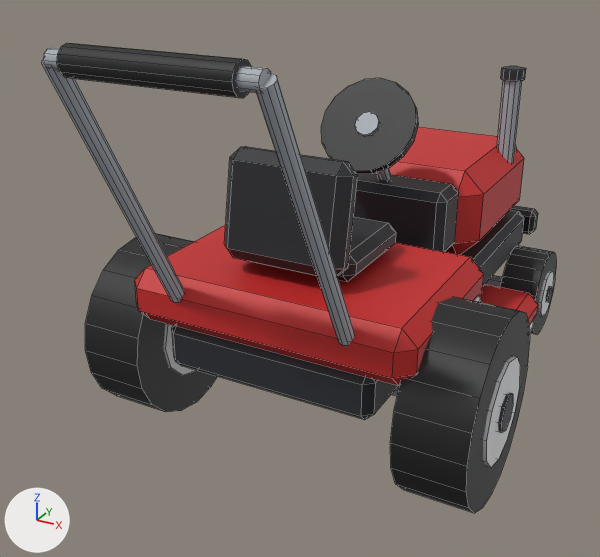
Two versions of the FBX model models/mowers/mower_rideon.fbx, one commit apart.
One viewpoint serves both versions: a 50 mm lens placed at (0.0323, -0.0722, 0.0461), pointed at (-0.0035, -0.0071, 0.0135). The axes (+X, +Y, +Z) are drawn at lower left. The lights are the same throughout. The older version comes first. Mesh edges are drawn as thin lines. Where no turn or scale is listed for an object, it has been applied to the vertices.

The first picture shows 'Body', 'Wheel_FR', 'Wheel_RL', 'Wheel_RR'.
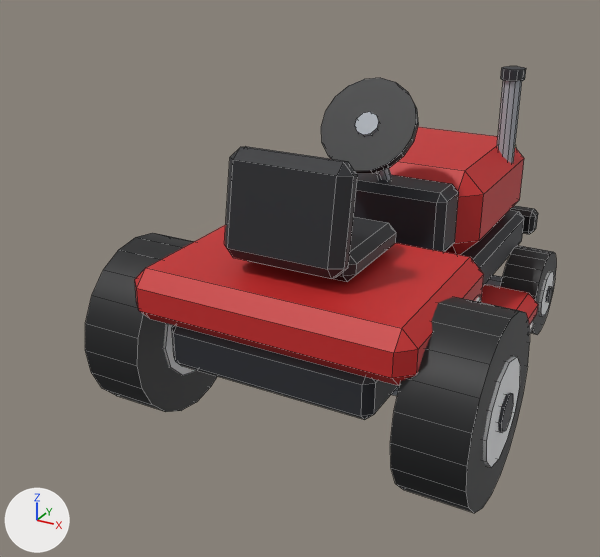
Diff of the bpy script that builds the scene:
```diff
--- a/models/mowers/mower_rideon.fbx.py
+++ b/models/mowers/mower_rideon.fbx.py
@@ me_body_003 @@
 # used by ob_body; location = (0.0, 0.0, 0.0)
-me_body_003.from_pydata(...)  # 564 vertices, 476 faces; spans x -0.0195..0.0165, y -0.0331..0.0283, z 0.0034..0.0386
+me_body_003.from_pydata(...)  # 480 vertices, 426 faces; spans x -0.0195..0.0165, y -0.021..0.0283, z 0.0034..0.0316
+# me_body_003 part 1: the loose piece of 24 vertices spanning x -0.0065..0.0065, y -0.0331..-0.0309, z 0.0364..0.0386 is deleted
+# me_body_003 part 2: the loose piece of 20 vertices spanning x -0.0087..-0.0073, y -0.0326..-0.0199, z 0.0157..0.0378 is deleted
+# me_body_003 part 3: the loose piece of 20 vertices spanning x -0.008..0.008, y -0.0327..-0.0313, z 0.0368..0.0382 is deleted
+# me_body_003 part 4: the loose piece of 20 vertices spanning x 0.0073..0.0087, y -0.0326..-0.0199, z 0.0157..0.0378 is deleted
 me_body_003.materials.append(mat_col_2b2d33)
```

Boxes [x1, y1, x2, y2] around the edits, measured in the pictures (600 x 557 px):
'Body', reshaped (19% narrower, 6% shorter)
    before: [42, 43, 538, 420]
    after: [135, 66, 538, 420]
part 1 of me_body_003, deleted (black)
    before: [57, 43, 251, 98]
part 2 of me_body_003, deleted
    before: [42, 59, 184, 303]
part 3 of me_body_003, deleted
    before: [44, 48, 271, 93]
part 4 of me_body_003, deleted
    before: [257, 73, 355, 346]
